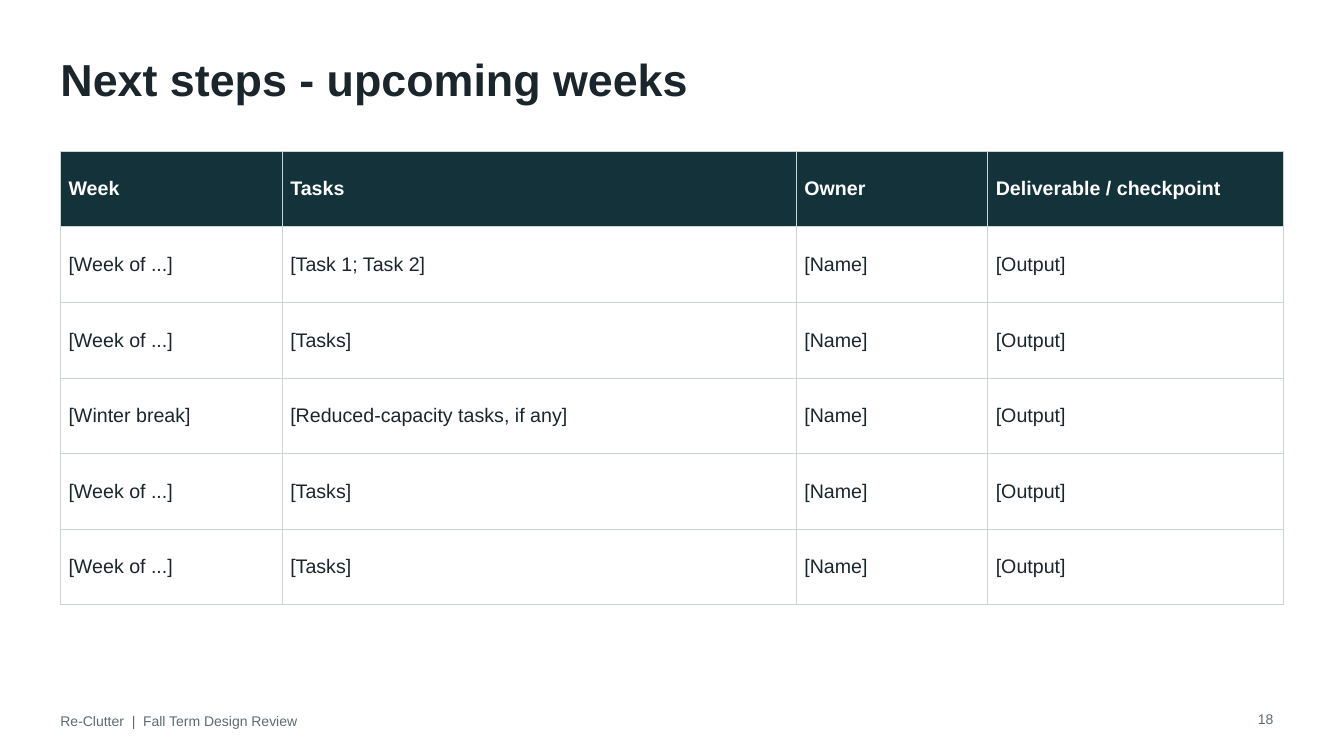
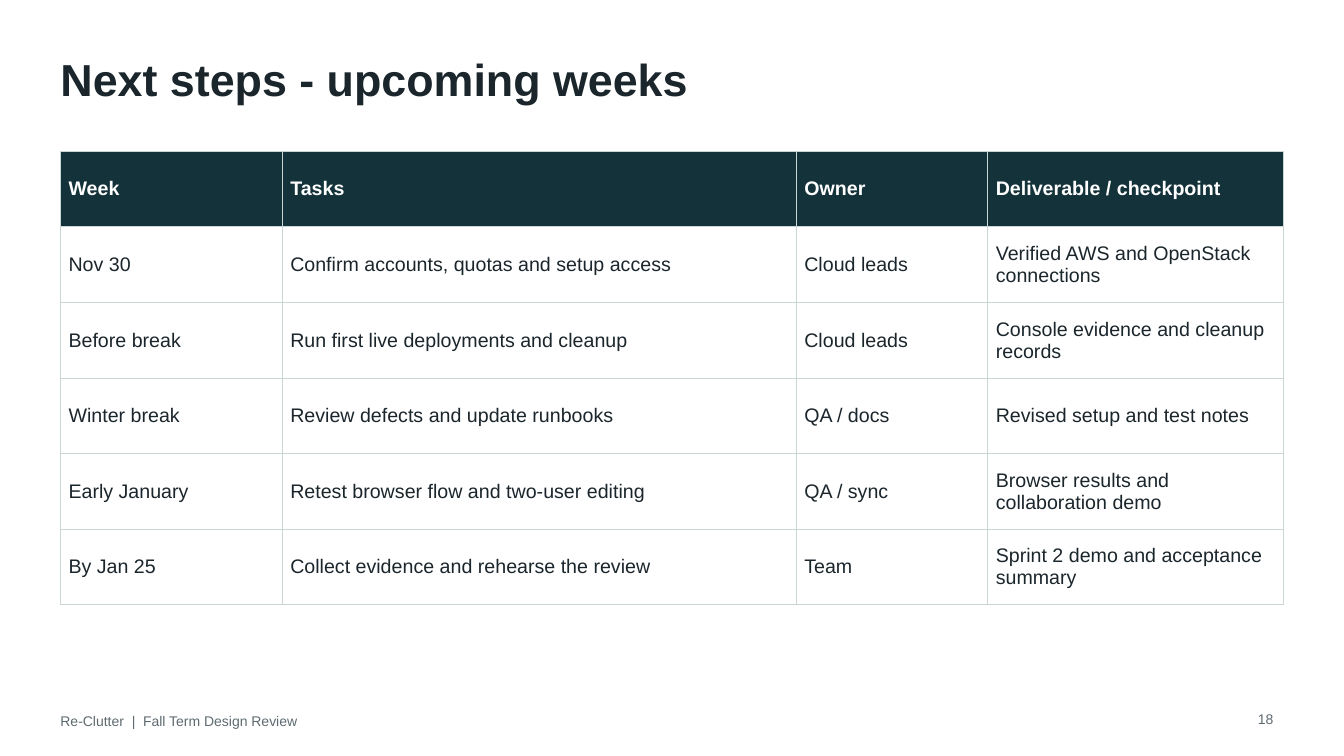
Before and after one commit to Alberta2514640/clutter, a slide deck: slide 18 of deliverables/Re-Clutter_Fall_Design_Review_Software.pptx. Drawn at 1344x756 pixels with LibreOffice and Linux fonts; fonts in the diff are those of the drawing. Boxes give left, top, right and bottom in pixels: in the first picture for what was removed or moved away, otherwise in the second. Text is boxed around its words. In the diff, an @@ line names an element or a change of style, - is before the commit and + after.

Commit message:
Finish fall design review slides

```diff
--- a/deliverables/Re-Clutter_Fall_Design_Review_Software.pptx
+++ b/deliverables/Re-Clutter_Fall_Design_Review_Software.pptx
@@ table at [60, 151, 1284, 592] @@
-row 2: [Week of ...] | [Task 1; Task 2] | [Name] | [Output]
+row 2: Nov 30 | Confirm accounts, quotas and setup access | Cloud leads | Verified AWS and OpenStack connections
-row 3: [Week of ...] | [Tasks] | [Name] | [Output]
+row 3: Before break | Run first live deployments and cleanup | Cloud leads | Console evidence and cleanup records
-row 4: [Winter break] | [Reduced-capacity tasks, if any] | [Name] | [Output]
+row 4: Winter break | Review defects and update runbooks | QA / docs | Revised setup and test notes
-row 5: [Week of ...] | [Tasks] | [Name] | [Output]
+row 5: Early January | Retest browser flow and two-user editing | QA / sync | Browser results and collaboration demo
-row 6: [Week of ...] | [Tasks] | [Name] | [Output]
+row 6: By Jan 25 | Collect evidence and rehearse the review | Team | Sprint 2 demo and acceptance summary
```
Also in this commit, not shown: 13 other slides changed, 1 slide added, 1 slide removed.
